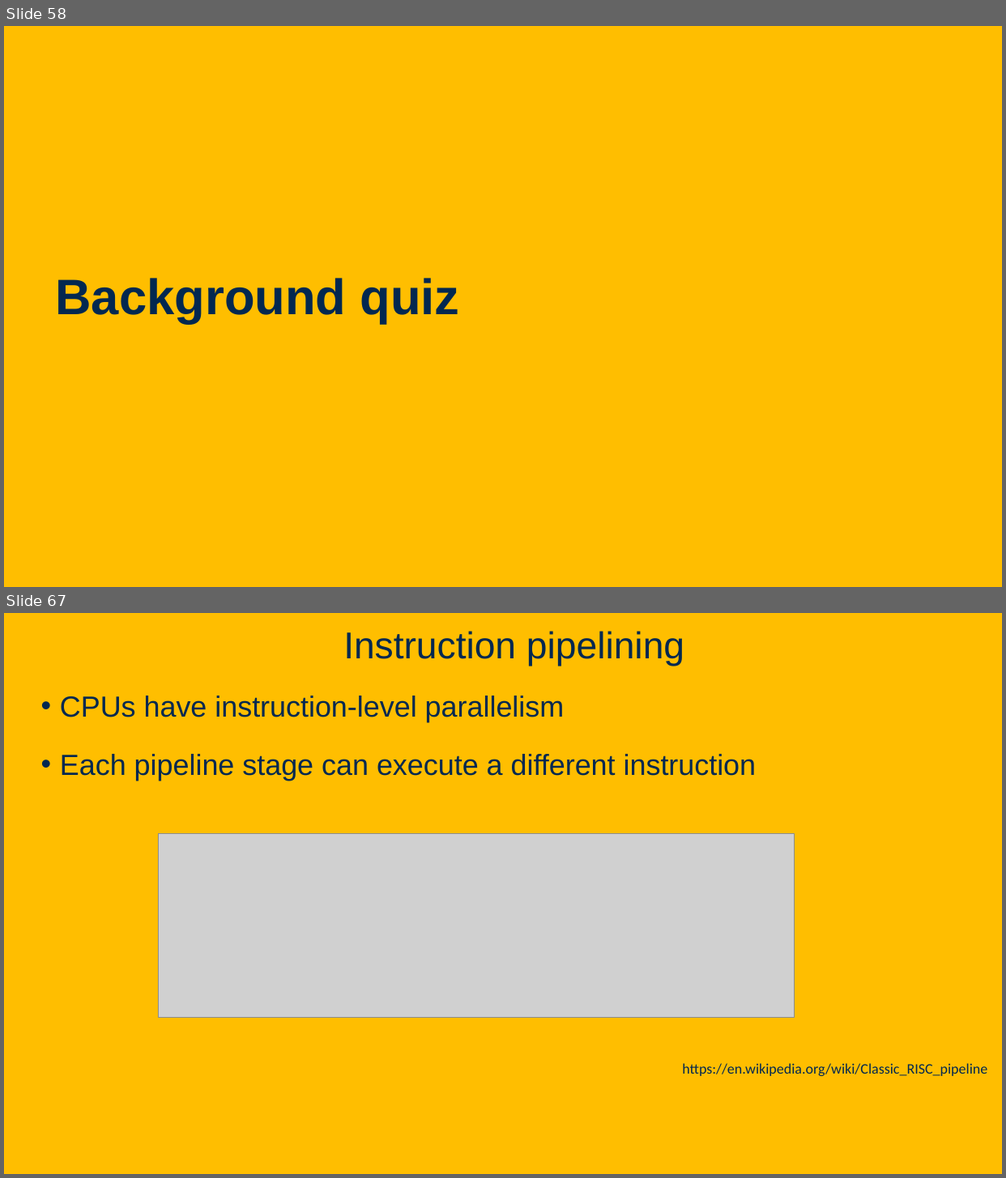
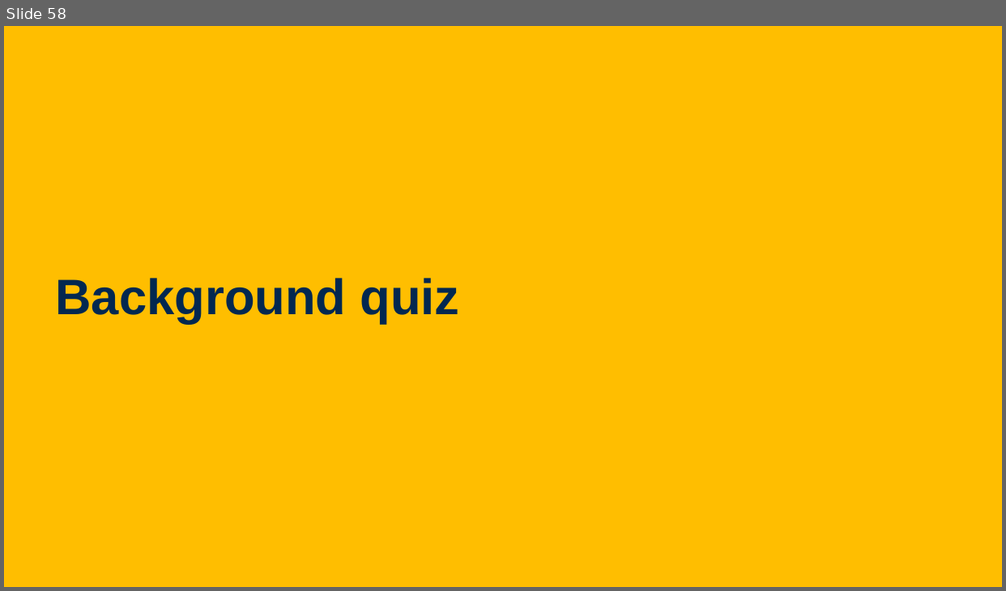
Before and after one commit to davsec-teaching/ECS289C-Spring2025, a slide deck: slides/1_logistics_compiler_intro.pptx. Shown one above the other, each under a label of ours: slides 58 and 67 before the commit, slide 58 after it; the slides between them are not shown. The pictures are 1006x1178 and 1006x591 pixels, drawn with LibreOffice and Linux fonts; fonts in the diff are those of the drawing; grey boxes stand for pictures; background and template pictures are left out. Boxes give left, top, right and bottom in pixels: in the first picture for what was removed or moved away, otherwise in the second. Text is boxed around its words. In the diff, an @@ line names an element or a change of style, - is before the commit and + after.

```diff
--- a/slides/1_logistics_compiler_intro.pptx
+++ b/slides/1_logistics_compiler_intro.pptx
@@ slide 67 removed at bbox=[4, 613, 1002, 1174], background picture (left out) @@
@@ title removed at bbox=[343, 631, 684, 666] @@
-Instruction pipelining
@@ text removed at bbox=[60, 696, 756, 781] @@
-• CPUs have instruction-level parallelism
-• Each pipeline stage can execute a different instruction
@@ picture removed at bbox=[158, 833, 794, 1017] @@
@@ text removed at bbox=[682, 1063, 987, 1076] @@
-https://en.wikipedia.org/wiki/Classic_RISC_pipeline
```
Also in this commit, not shown: 3 slides changed, 10 other slides removed, 1 other file.
